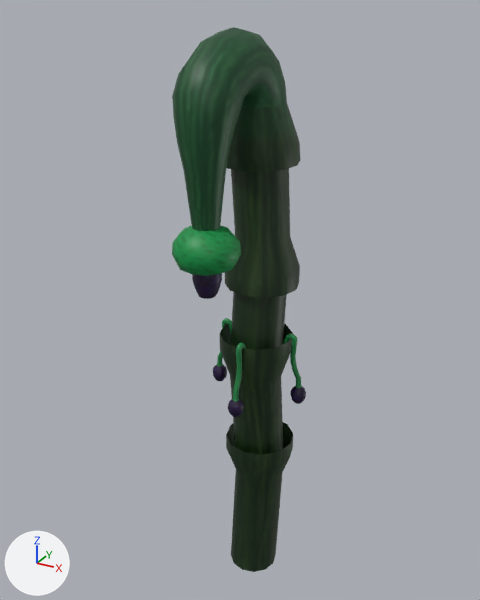
A saved change to the FBX model Fully Textured Assets/Cole/SlimFruitTree.fbx.
Rendered twice from a 50 mm lens placed at (0.989, -1.928, 2.117), pointed at (-0.031, -0.074, 1.19). Lighting does not change. The marker at lower left points along +X, +Y and +Z. Where no turn or scale is listed for an object, it has been applied to the vertices.

Names of what the first picture shows: 'SlimFruitTree'.
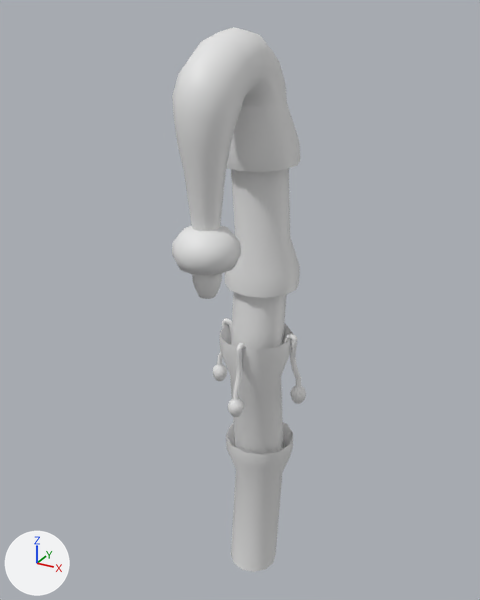
Boxes (x1, y1, x2, y2) around the edits, measured in the pictures (480 x 600 px):
'SlimFruitTree', recoloured (green to grey)
    both: (172, 27, 306, 572)

What the commit changed:
me_mesh has 1229 vertices, 1224 faces and spans x -0.19..0.19, y -0.44..0.17, z -0.01..2.07.
me_mesh no longer uses material mat_mat.
